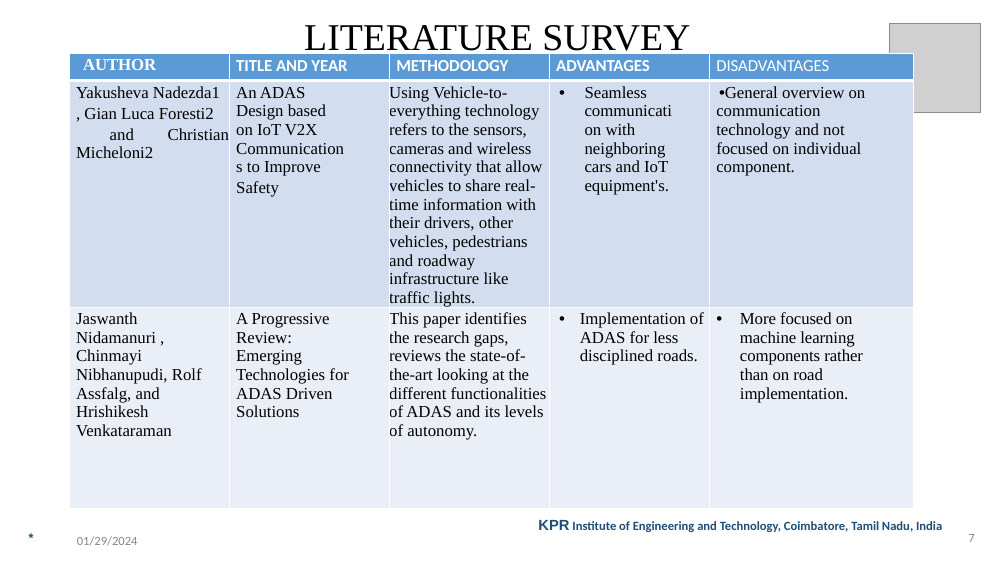
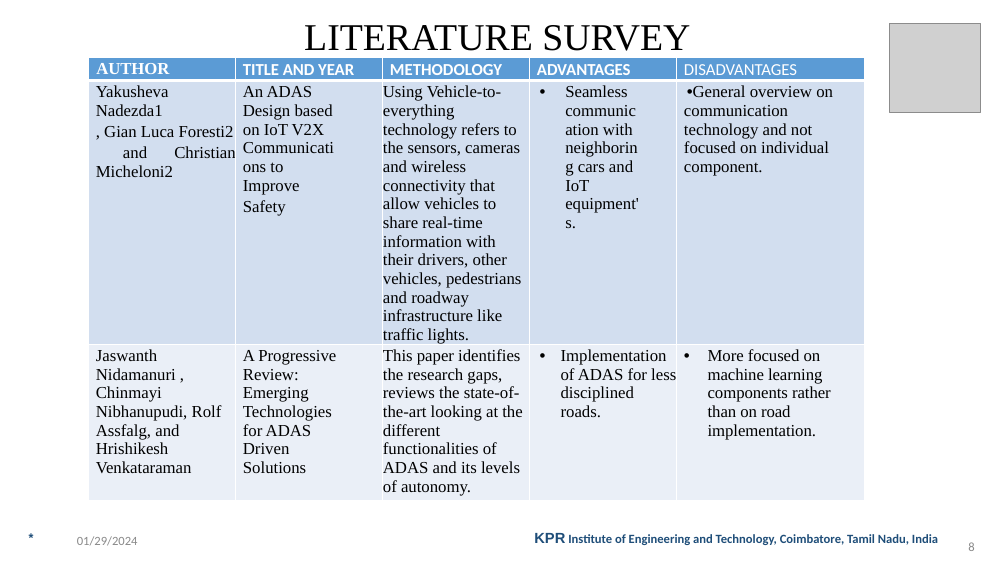
Before and after one commit to ARAVIND1702/ALAS_PPT, a slide deck: slide 8 of First Review-PPT_Template.pptx (slide 7 before the commit). Drawn at 1008x567 pixels with LibreOffice and Linux fonts; fonts in the diff are those of the drawing; grey boxes stand for pictures; background and template pictures are left out. Boxes give left, top, right and bottom in pixels: in the first picture for what was removed or moved away, otherwise in the second. Text is boxed around its words. In the diff, an @@ line names an element or a change of style, - is before the commit and + after.

```diff
--- a/First Review-PPT_Template.pptx
+++ b/First Review-PPT_Template.pptx
@@ table: place and size @@
-table at (69, 53, 914, 526)
+table at (88, 57, 865, 529)
@@ text "KPR Institute of Engineering and ...": place and size @@
-text "KPR Institute of Engineering and ..." at (538, 520, 942, 532)
+text "KPR Institute of Engineering and ..." at (534, 533, 938, 545)
@@ page number at (968, 542, 974, 551): text changed @@
-7
+8
```
Also in this commit, not shown: 12 other slides changed, 1 slide added.
